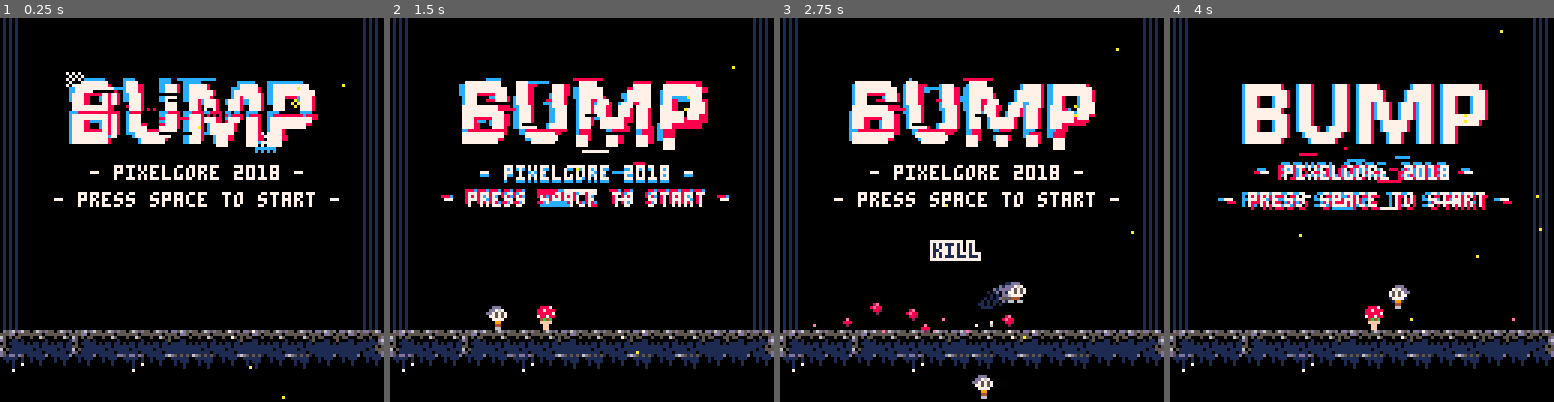
Above: before the commit, frames 1-4 (left to right).
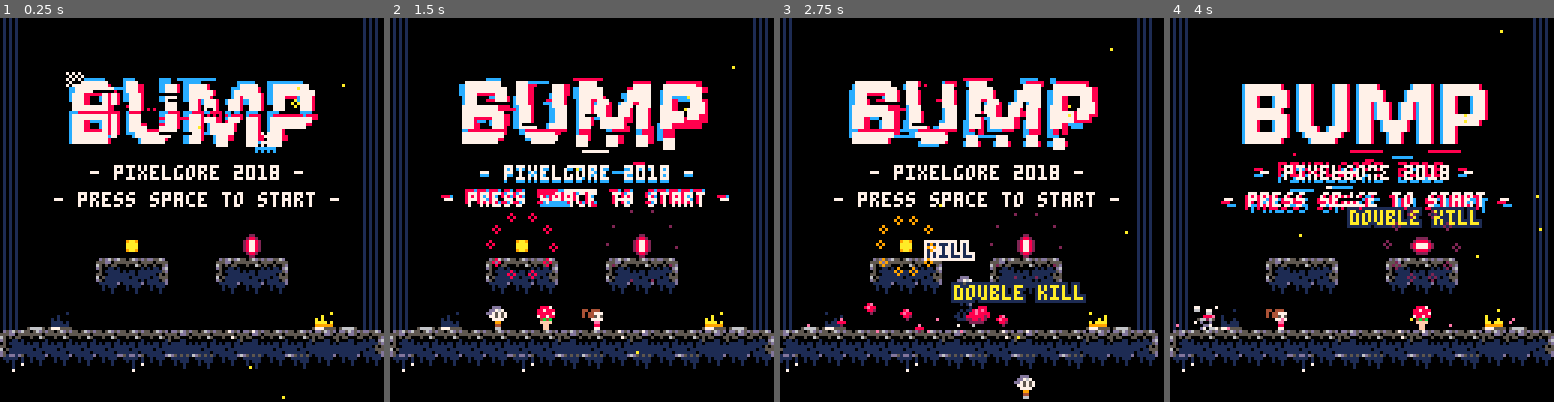
Above: after the commit, the same moments.

Repository: wesen/carts
Game: PICO-8 cartridge games/bump/bump.p8
Same seed, same stepped clock (60 frames per second), same inputs: the game is played once before the commit and once after it.
Inputs:
- Up to frame 1 (0.25 s): no input
- Up to frame 2 (1.5 s): tap X (X key) at 0.33, 1.07 s; tap O (Z key) at 0.7 s
- Up to frame 3 (2.75 s): hold Right 1.6-2.1 s; tap O (Z key) at 1.7, 2.1, 2.5 s; tap X (X key) at 1.85 s; hold Up 2.15-2.42 s; hold Right from 2.47 s (still down)
- Up to frame 4 (4 s): tap O (Z key) at 2.9, 3.3, 3.7 s; tap X (X key) at 2.97 s; release Right at 3.03 s; hold Left 3.08-3.58 s; hold Down 3.63-3.97 s

The runs differ from the first frame. In frame 1, 3.2% of the frame differs, in the area x 7-93%, y 56-88%; in frame 2, 3.5%; in frame 3, 14%, in the area x 0-100%, y 0-100%; in frame 4, 8.7%.

Commit message:
Nice start level

Diff:
--- a/games/bump/bump.p8
+++ b/games/bump/bump.p8
@@ -1782,9 +1782,15 @@
 
 function start_game()
  room=cls_room.init(v2(0,16),v2(16,16))
+ for p in all(players) do
+  del(players,p)
+  del(actors,p)
+  room:spawn_player(p.input_port)
+ end
  for i=1,4 do
   scores[i]=0
  end
+ mode=mode_game
 end
 
 function end_game()
@@ -1808,7 +1814,7 @@
  room=cls_room.init(v2(0,0),v2(16,16))
  room:spawn_player(p1_input)
  room:spawn_player(p2_input)
- -- room:spawn_player(p3_input)
+ room:spawn_player(p3_input)
  fireflies_init(v2(16,16))
  music(0)
 end
@@ -2144,12 +2150,12 @@
 000000000000000000000000000000004f00000000000000000000000000004f000000000000000000000000000000000000000000000000000000000000170000001700004141414141410000000000000000000000000000000000000000000000000000000000000000000000000000000000000000000000000000000000
 000000000000000000000000000000004f00000000000000000000000000004f000000000000000000000000000000000000000000000000000000000040404000000119000000000000000019010000000000000000000000000000000000000000000000000000000000000000000000000000000000000000000000000000
 000000000000000000000000000000004f00000000000000000000000000004f000000000000000000000000000000000000000000000000000000000000000000004141000000000000000041410000000000000000000000000000000000000000000000000000000000000000000000000000000000000000000000000000
-000000000000000000000000000000004f00000000000000000000000000004f000000000000000000000000000000000000000000000000000000000000000000000000000000017119000000000000000000000000000000000000000000000000000000000000000000000000000000000000000000000000000000000000
-000000000000000000000000000000004f00000000000000000000000000004f000000000000000100000000000000000000000000000000000000000000000000000000000041414141000000000000000000000000000000000000000000000000000000000000000000000000000000000000000000000000000000000000
-000000000000000000000000000000004f00000000000000000000000000004f000000006060604040400000000000000000000000000000000000000000000000000071000000000000000071000000000000000000000000000000000000000000000000000000000000000000000000000000000000000000000000000000
-000000000100010001000100000000004f00000000000000000000000000004f000000180000000000000000000000000000000000000000000000000000000000004040400000190000004040400000000000000000000000000000000000000000000000000000000000000000000000000000000000000000000000000000
-0000656666666667667879666667676865666665666666676678796666676768000000000000000000000000000000000000000000000000000000000000000040000000000000404000000000000040000000000000000000000000000000000000000000000000000000000000000000000000000000000000000000000000
-00006c6c6c6a6c69696c696c696c6c6c6a6c6c6c6c6a6c69696c696c696c6c6c42000000002e00000000000001000000012700280029002a002b002c002d012e70000001004200000000420001000070000000000000000000000000000000000000000000000000000000000000000000000000000000000000000000000000
+000000000019000000001900000000004f00000000000000000000000000004f000000000000000000000000000000000000000000000000000000000000000000000000000000017119000000000000000000000000000000000000000000000000000000000000000000000000000000000000000000000000000000000000
+4f00000065666800006566680000004f4f00000065666800006566680000004f000000000000000100000000000000000000000000000000000000000000000000000000000041414141000000000000000000000000000000000000000000000000000000000000000000000000000000000000000000000000000000000000
+4f0000006c6c6c00006c6c6c0000004f4f0000006c6c6c00006c6c6c0000004f000000006060604040400000000000000000000000000000000000000000000000000071000000000000000071000000000000000000000000000000000000000000000000000000000000000000000000000000000000000000000000000000
+0042c800010001000100010000d842004f00000000000000000000000000004f000000180000000000000000000000000000000000000000000000000000000000004040400000190000004040400000000000000000000000000000000000000000000000000000000000000000000000000000000000000000000000000000
+6566666666666667667879666667676865666666666666676678796666676768000000000000000000000000000000000000000000000000000000000000000040000000000000404000000000000040000000000000000000000000000000000000000000000000000000000000000000000000000000000000000000000000
+6a6c6c6c6c6a6c69696c696c696c6c6c6a6c6c6c6c6a6c69696c696c696c6c6c42000000002e00000000000001000000012700280029002a002b002c002d012e70000001004200000000420001000070000000000000000000000000000000000000000000000000000000000000000000000000000000000000000000000000
 0000000000000000000000000000000000000000000000000000000000000000404044404041414141404040404040404040404040404040404040404040404040404040404040404040404040404040400000000000000000000000000000000000000000000000000000000000000000000000000000000000000000000000
 0000000000000000000000000000000000000000000000000000000000000000000000000000000000000000000000000000000000000000000000000000000000000000000000000000000000000000000000000000000000000000000000000000000000000000000000000000000000000000000000000000000000000000
 0014151516000001010000141515160000141515160000010100001415151600000000000000000000000000000000000000000000000000000000000000000000000000000000000000000000000000000000000000000000000000000000000000000000000000000000000000000000000000000000000000000000000000
--- a/games/bump/main.lua
+++ b/games/bump/main.lua
@@ -8,9 +8,15 @@
 
 function start_game()
  room=cls_room.init(v2(0,16),v2(16,16))
+ for p in all(players) do
+  del(players,p)
+  del(actors,p)
+  room:spawn_player(p.input_port)
+ end
  for i=1,4 do
   scores[i]=0
  end
+ mode=mode_game
 end
 
 function end_game()
@@ -34,7 +40,7 @@
  room=cls_room.init(v2(0,0),v2(16,16))
  room:spawn_player(p1_input)
  room:spawn_player(p2_input)
- -- room:spawn_player(p3_input)
+ room:spawn_player(p3_input)
  fireflies_init(v2(16,16))
  music(0)
 end
